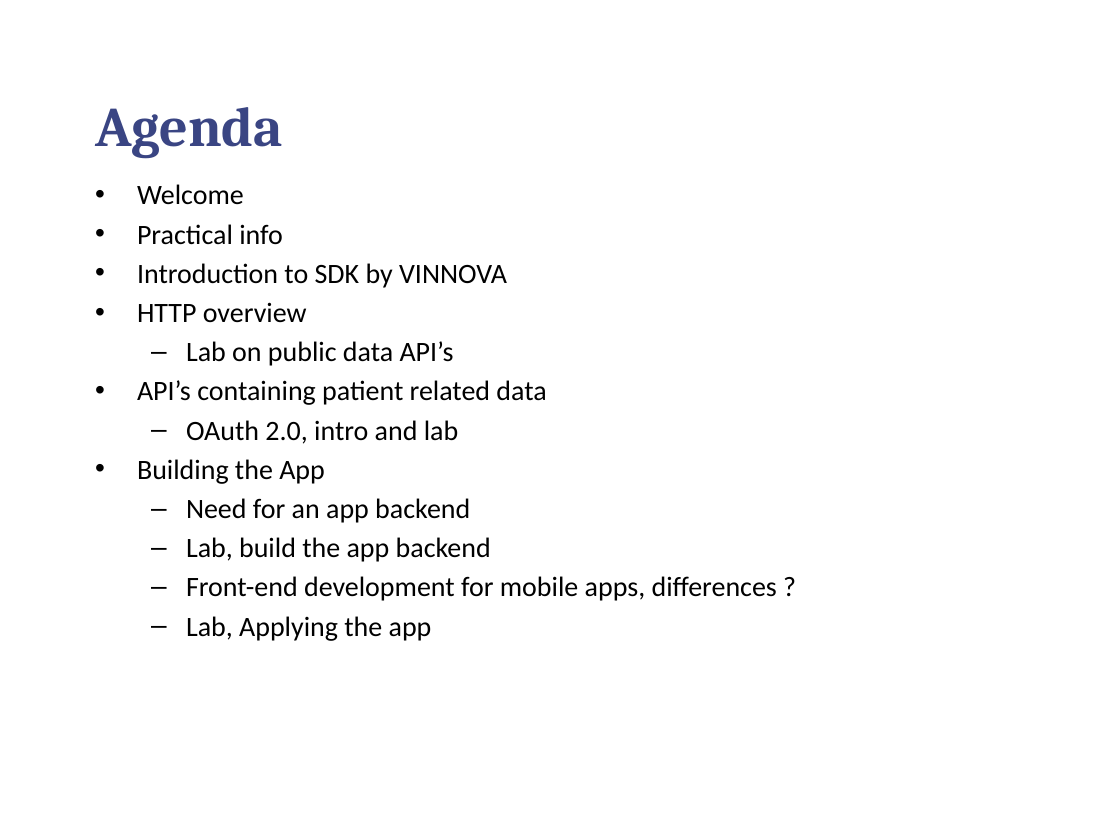
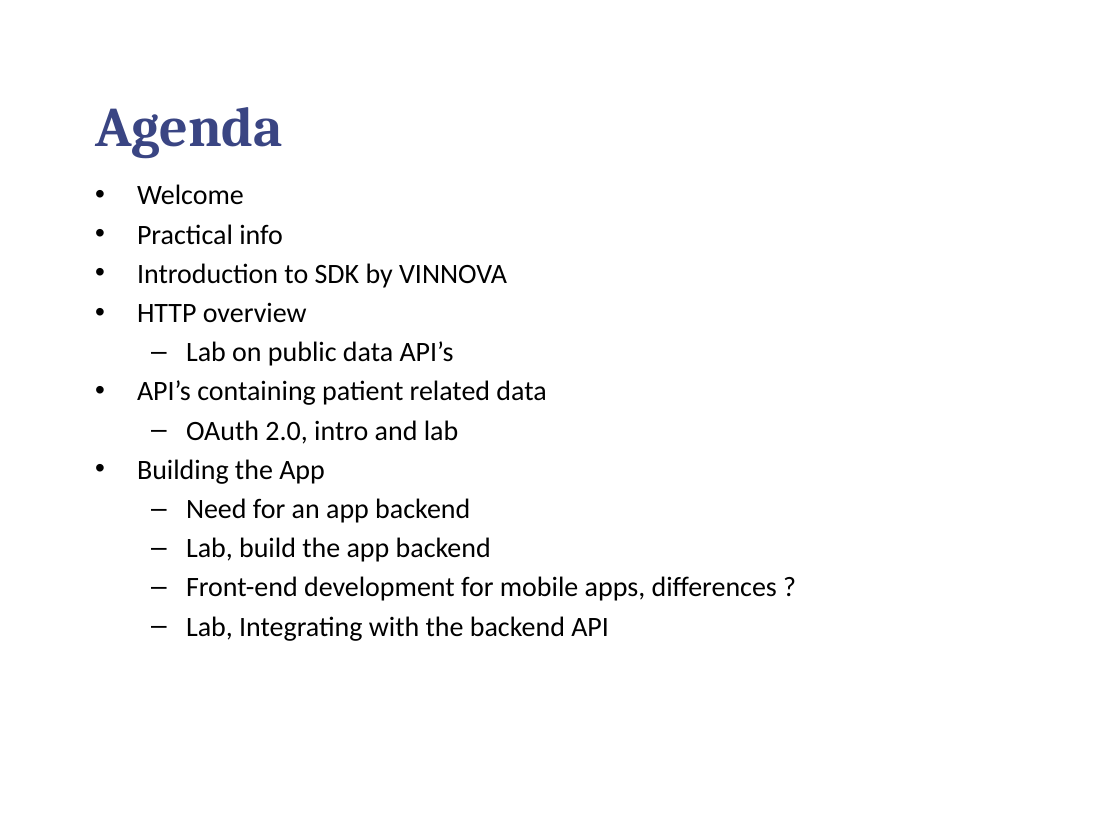
Before and after one commit to chilmers/cadec-healthcare-api-tutorial, a slide deck: slide 2 of Cadec-vårdens-apier.pptx. Drawn at 1120x840 pixels with LibreOffice and Linux fonts; fonts in the diff are those of the drawing; background and template pictures are left out. Boxes give left, top, right and bottom in pixels: in the first picture for what was removed or moved away, otherwise in the second. Text is boxed around its words. In the diff, an @@ line names an element or a change of style, - is before the commit and + after.

```diff
--- a/Cadec-vårdens-apier.pptx
+++ b/Cadec-vårdens-apier.pptx
@@ text at bbox=[186, 616, 609, 641]: text changed @@
-  – Lab, Applying the app
+  – Lab, Integrating with the backend API
```
Also in this commit, not shown: 12 other slides changed.
